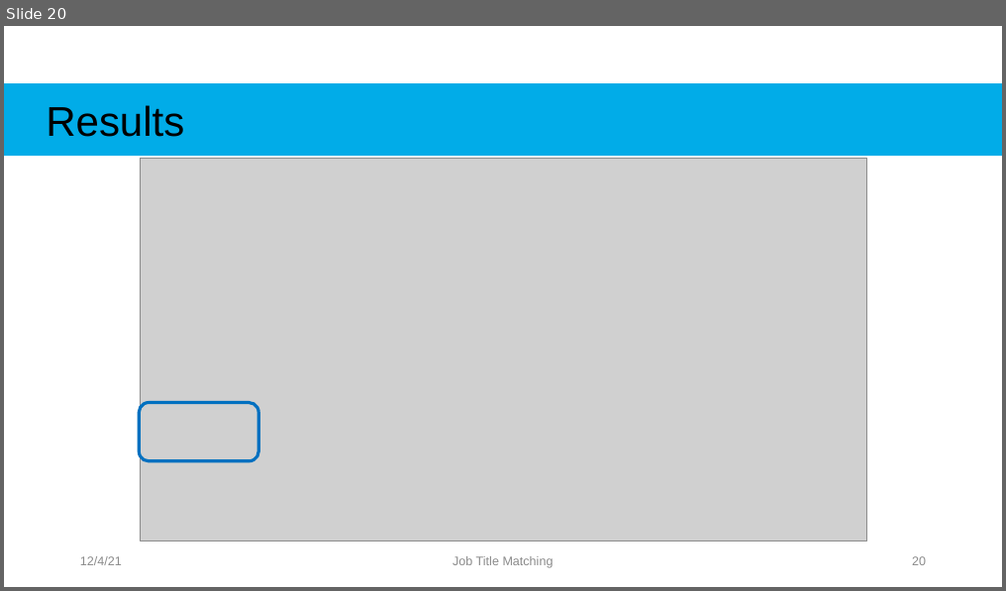
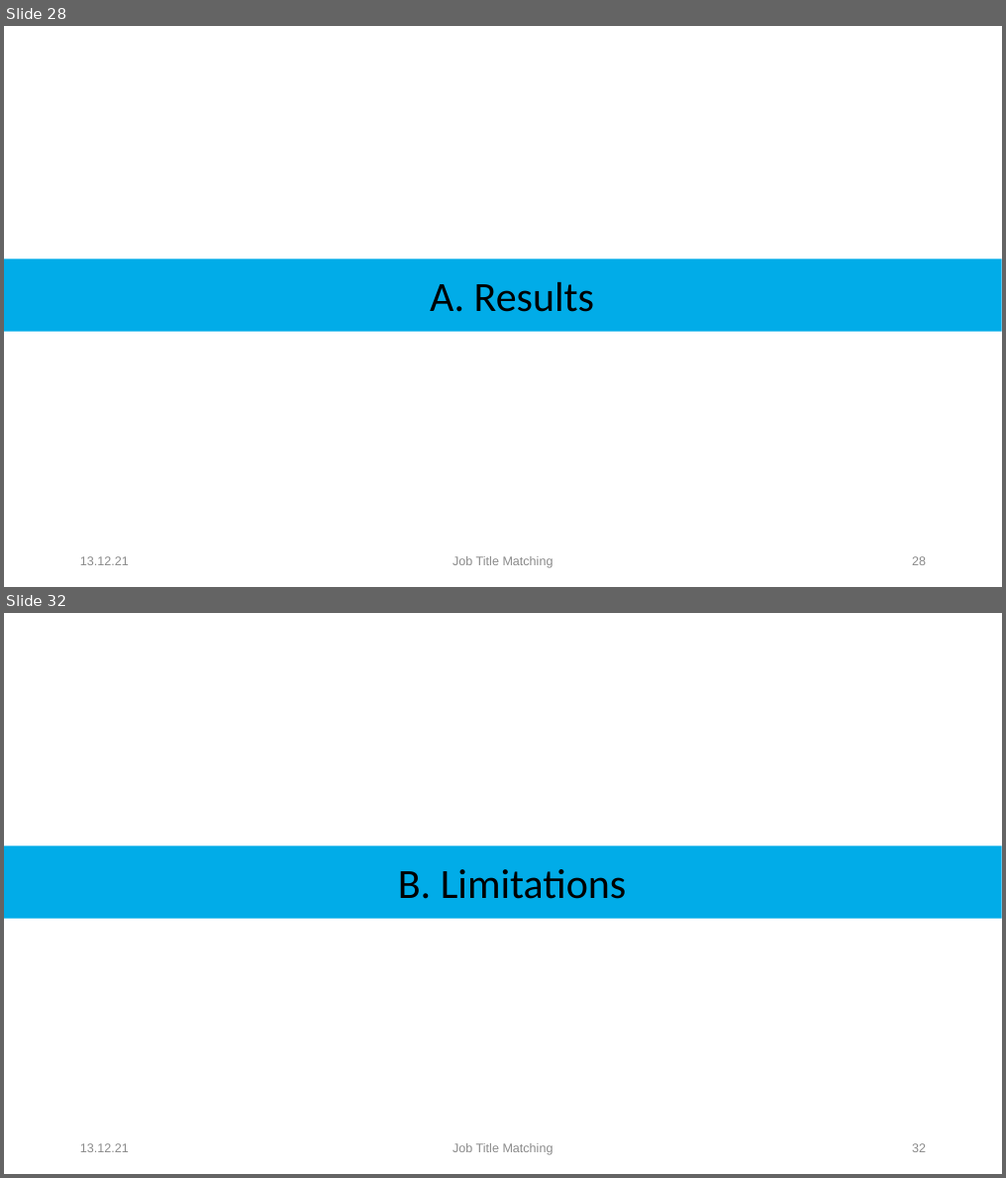
Before and after one commit to Rahkakavee/job-title-matching, a slide deck: presentation/Kolloquium.pptx. Shown one above the other, each under a label of ours: slide 20 before the commit, slides 28 and 32 after it; the slides between them are not shown. The pictures are 1006x591 and 1006x1178 pixels, drawn with LibreOffice and Linux fonts; fonts in the diff are those of the drawing; grey boxes stand for pictures. Boxes give left, top, right and bottom in pixels: in the first picture for what was removed or moved away, otherwise in the second. Text is boxed around its words. In the diff, an @@ line names an element or a change of style, - is before the commit and + after.

```diff
--- a/presentation/Kolloquium.pptx
+++ b/presentation/Kolloquium.pptx
@@ slide 32 added at bbox=[4, 613, 1002, 1174], background #FFFFFF @@
@@ rectangle added at bbox=[4, 846, 1002, 919], fill #01ACE8, 40 pt, text #000000 @@
+B. Limitations
@@ text added at bbox=[80, 1144, 129, 1153], 12 pt, text #8C8C8C @@
+13.12.21
@@ text added at bbox=[452, 1144, 553, 1156], 12 pt, text #8C8C8C @@
+Job Title Matching
@@ page number added at bbox=[912, 1144, 926, 1153], 12 pt, text #8C8C8C @@
+32
@@ what was slide 20 is now slide 28 @@
@@ slide 28 changed as well @@
@@ picture removed at bbox=[140, 158, 866, 541] @@
@@ rectangle "A. Results": place and size @@
-rectangle "A. Results" at bbox=[4, 83, 1002, 157]
+rectangle "A. Results" at bbox=[4, 259, 1002, 332]
@@ text in rectangle at bbox=[430, 282, 594, 312]: text changed; font Arial to Calibri @@
-Results
+A. Results
@@ rounded rectangle removed at bbox=[139, 402, 258, 461] @@
@@ text at bbox=[80, 557, 129, 566]: text changed @@
-12/4/21
+13.12.21
```
Also in this commit, not shown: 23 other slides changed, 8 other slides added, 1 slide removed, 2 other files.
